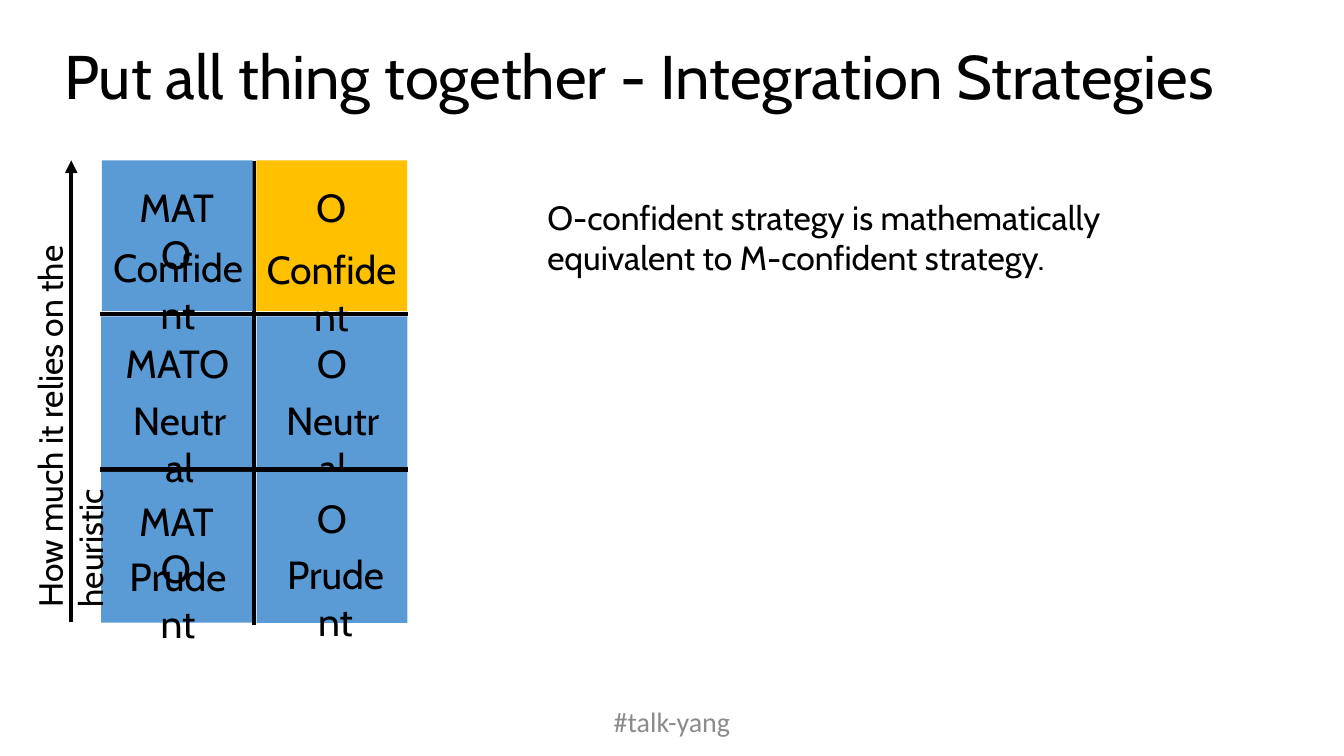
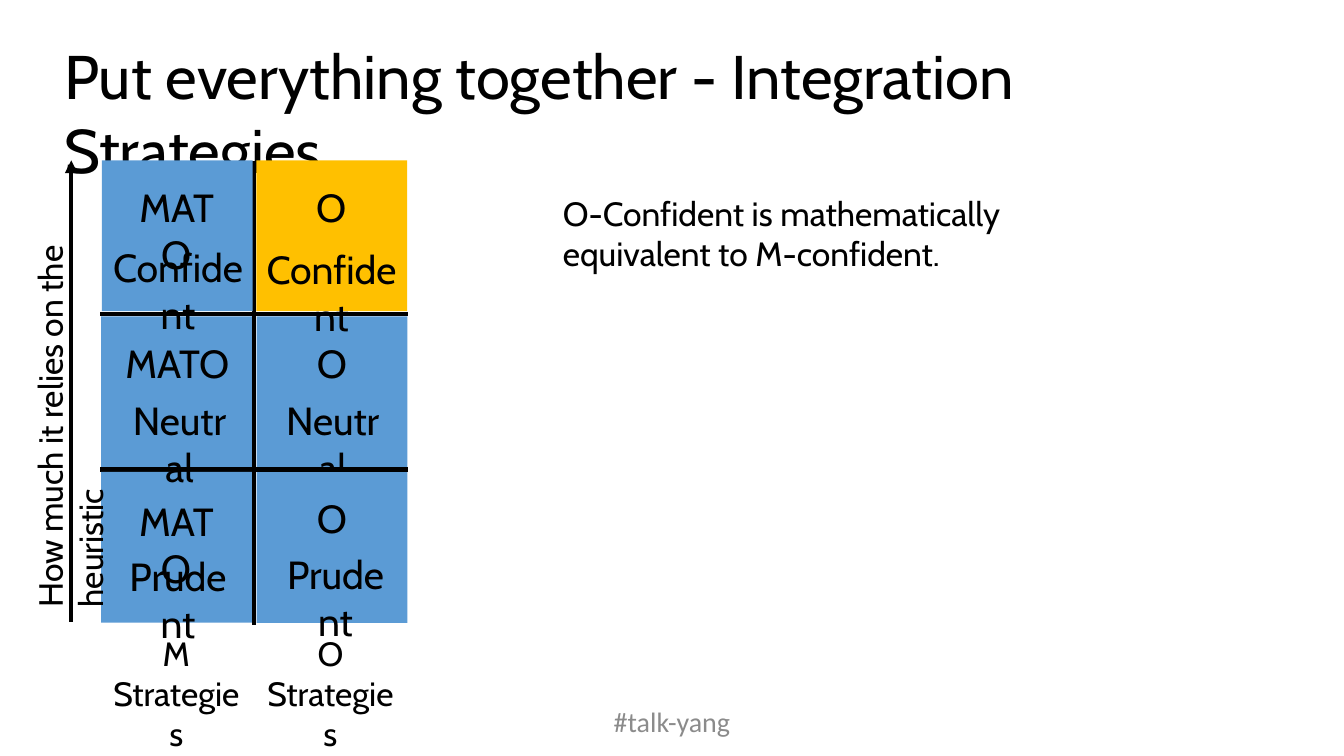
Before and after one commit to Yuan-Yang-Vandy/acs2020, a slide deck: slide 26 of acs2020.pptx (slide 25 before the commit). Drawn at 1344x756 pixels with LibreOffice and Linux fonts; fonts in the diff are those of the drawing. Boxes give left, top, right and bottom in pixels: in the first picture for what was removed or moved away, otherwise in the second. Text is boxed around its words. In the diff, an @@ line names an element or a change of style, - is before the commit and + after.

```diff
--- a/acs2020.pptx
+++ b/acs2020.pptx
@@ text at bbox=[64, 52, 1013, 187]: text changed @@
-Put all thing together - Integration Strategies
+Put everything together - Integration Strategies
@@ text at bbox=[563, 200, 1000, 274]: text changed @@
-O-confident strategy is mathematically equivalent to M-confident strategy.
+O-Confident is mathematically equivalent to M-confident.
@@ text added at bbox=[163, 642, 190, 666], 24 pt, text #000000 @@
+M Strategies
@@ text added at bbox=[318, 642, 344, 667], 24 pt, text #000000 @@
+O Strategies
```
Also in this commit, not shown: 14 other slides changed, 1 slide added, 1 slide removed, 1 other file.
